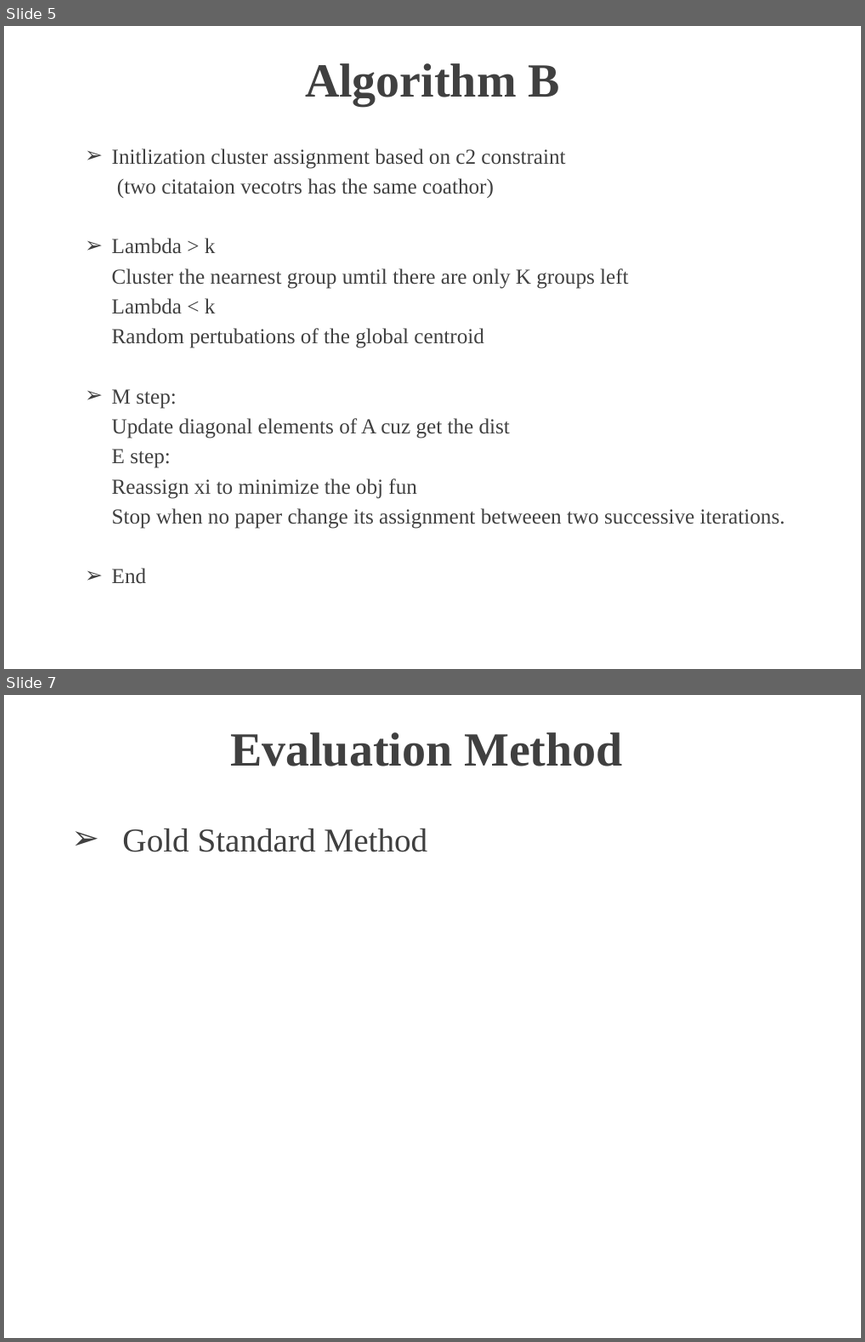
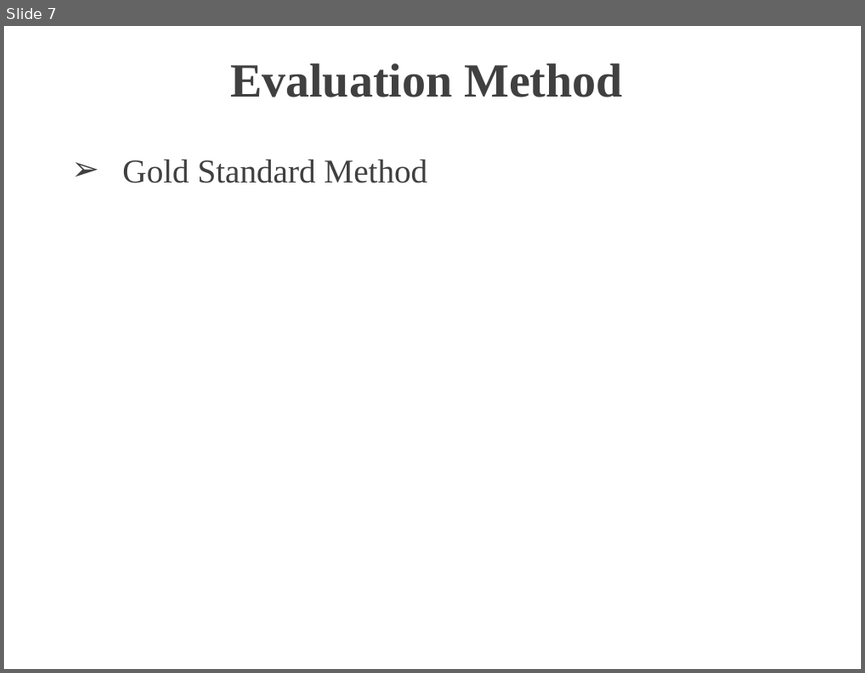
Before and after one commit to TZstatsADS/Spr2017-proj4-team13, a slide deck: doc/presentation.pptx. Shown one above the other, each under a label of ours: slides 5 and 7 before the commit, slide 7 after it; the slides between them are not shown. The pictures are 865x1342 and 865x673 pixels, drawn with LibreOffice and Linux fonts; fonts in the diff are those of the drawing; background and template pictures are left out. Boxes give left, top, right and bottom in pixels: in the first picture for what was removed or moved away, otherwise in the second. Text is boxed around its words. In the diff, an @@ line names an element or a change of style, - is before the commit and + after.

```diff
--- a/doc/presentation.pptx
+++ b/doc/presentation.pptx
@@ slide 5 removed at [4,26,861,669], background picture (left out) @@
@@ title removed at [305,63,560,105] @@
-Algorithm B
@@ text removed at [112,148,785,584] @@
-➢ Initlization cluster assignment based on c2 constraint
-(two citataion vecotrs has the same coathor)
-➢ Lambda > k
-Cluster the nearnest group umtil there are only K groups left
-Lambda < k
-Random pertubations of the global centroid
-➢ M step:
-Update diagonal elements of A cuz get the dist
-E step:
-Reassign xi to minimize the obj fun
-Stop when no paper change its assignment betweeen two successive iterations.
-➢ End
```
Also in this commit, not shown: 2 slides changed, 2 slides added, 2 other slides removed, 13 other files.
